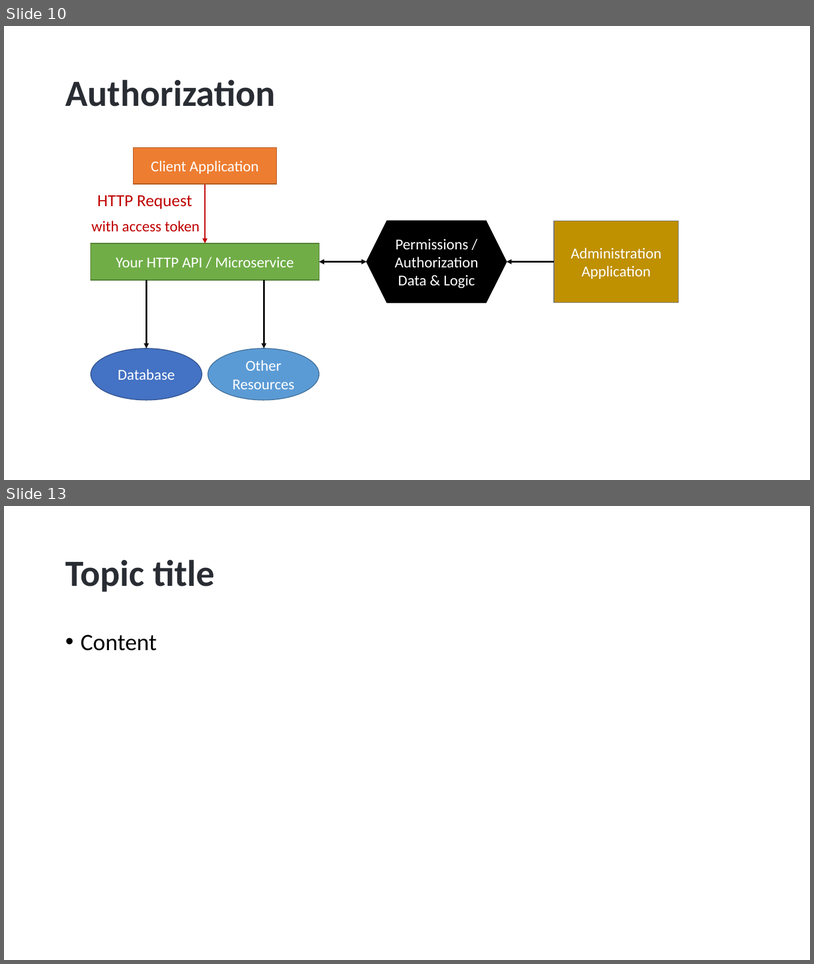
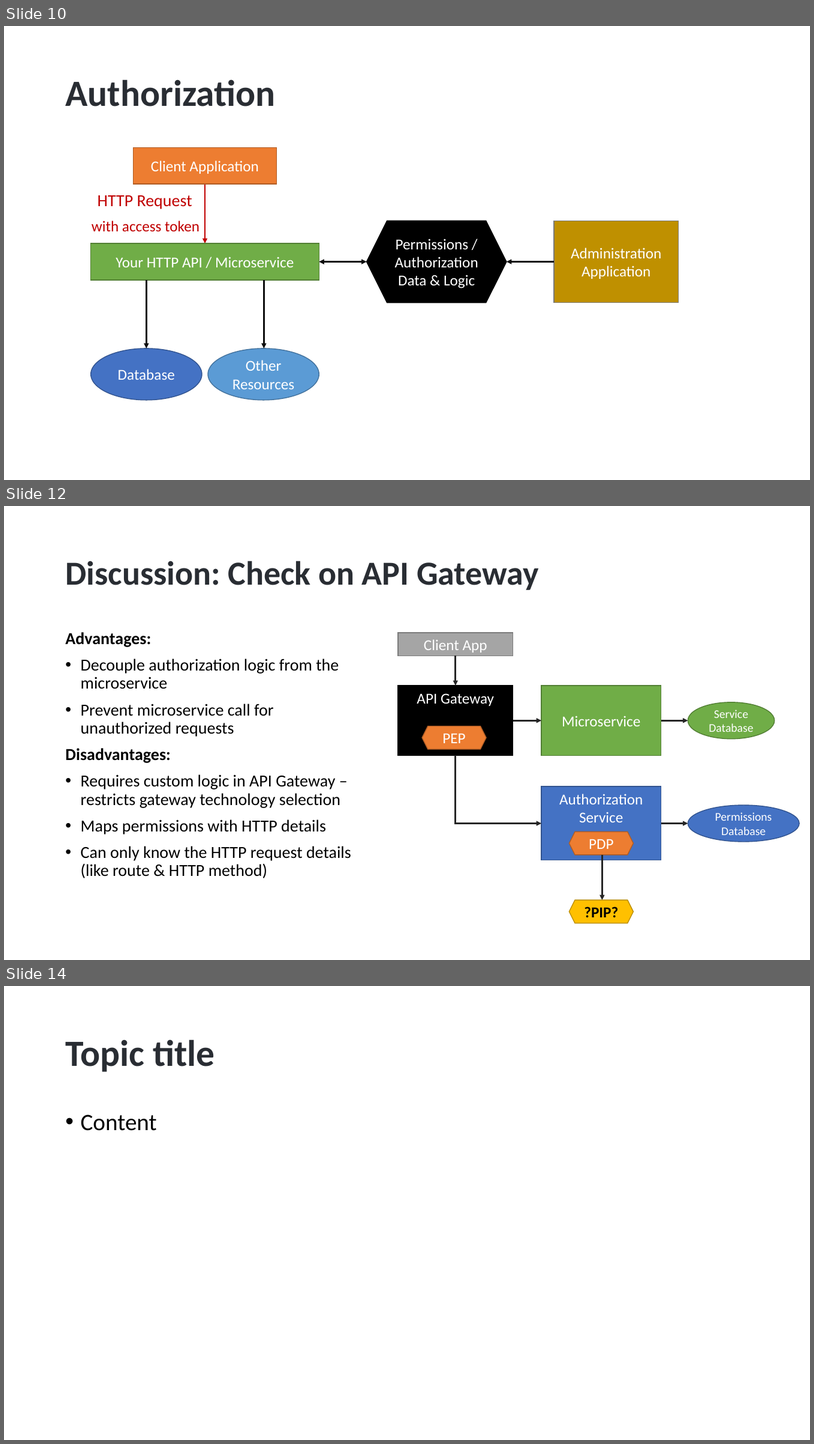
Before and after one commit to hikalkan/presentations, a slide deck: 2022-10-15 Authorization-In-Distributed-Systems/Authorization-In-Distributed-Systems.pptx. Shown one above the other, each under a label of ours: slides 10 and 13 before the commit, slides 10, 12 and 14 after it; the slides between them are not shown. The pictures are 814x964 and 814x1444 pixels, drawn with LibreOffice and Linux fonts; fonts in the diff are those of the drawing; background and template pictures are left out. Boxes give left, top, right and bottom in pixels: in the first picture for what was removed or moved away, otherwise in the second. Text is boxed around its words. In the diff, an @@ line names an element or a change of style, - is before the commit and + after.

```diff
--- a/2022-10-15 Authorization-In-Distributed-Systems/Authorization-In-Distributed-Systems.pptx
+++ b/2022-10-15 Authorization-In-Distributed-Systems/Authorization-In-Distributed-Systems.pptx
@@ slide 12 added at bbox=[4, 506, 810, 960], background picture (left out) @@
@@ title added at bbox=[65, 561, 539, 590], 40 pt, text #292D33, bold @@
+Discussion: Check on API Gateway
@@ text added at bbox=[65, 632, 351, 878], 20 pt, text #000000 @@
+Advantages:
+• Decouple authorization logic from the microservice
+• Prevent microservice call for unauthorized requests
+Disadvantages:
+• Requires custom logic in API Gateway – restricts gateway technology selection
+• Maps permissions with HTTP details
+• Can only know the HTTP request details (like route & HTTP method)
@@ rectangle added at bbox=[398, 633, 513, 655], fill #A5A5A5, outline #7A7A7A 1 pt, 18 pt, text #FFFFFF @@
+Client App
@@ arrow added from (456, 656) to (456, 685), #262626 2 pt @@
@@ rectangle added at bbox=[398, 685, 513, 756], fill #000000, outline #000000 1 pt, 18 pt, text #FFFFFF @@
+API Gateway
@@ rectangle added at bbox=[542, 685, 662, 756], fill #70AD47, outline #538035 1 pt, 18 pt, text #FFFFFF @@
+Microservice
@@ ellipse added at bbox=[688, 702, 775, 738], fill #70AD47, outline #538035 1 pt, 14 pt, text #FFFFFF @@
+Service
+Database
@@ arrow added from (513, 720) to (542, 720), #262626 2 pt @@
@@ arrow added from (662, 720) to (688, 720), #262626 2 pt @@
@@ hexagon added at bbox=[423, 726, 487, 749], fill #ED7D31, outline #AF5C24 1 pt, 18 pt, text #FFFFFF @@
+PEP
@@ elbow arrow added from (456, 755) to (542, 823), #262626 2 pt @@
@@ rectangle added at bbox=[542, 786, 662, 860], fill #4472C4, outline #325491 1 pt, 18 pt, text #FFFFFF @@
+Authorization Service
@@ ellipse added at bbox=[688, 805, 800, 841], fill #4472C4, outline #325491 1 pt, 14 pt, text #FFFFFF @@
+Permissions
+Database
@@ arrow added from (662, 823) to (688, 823), #262626 2 pt @@
@@ hexagon added at bbox=[570, 831, 634, 855], fill #ED7D31, outline #AF5C24 1 pt, 18 pt, text #FFFFFF @@
+PDP
@@ arrow added from (603, 855) to (603, 900), #262626 2 pt @@
@@ hexagon added at bbox=[570, 900, 634, 923], fill #FFC000, outline #BD8E00 1 pt, 18 pt, text #000000, bold @@
+?PIP?
@@ what was slide 13 is now slide 14 @@
```
Also in this commit, not shown: 1 slide changed, 1 other slide added, 1 slide removed.
